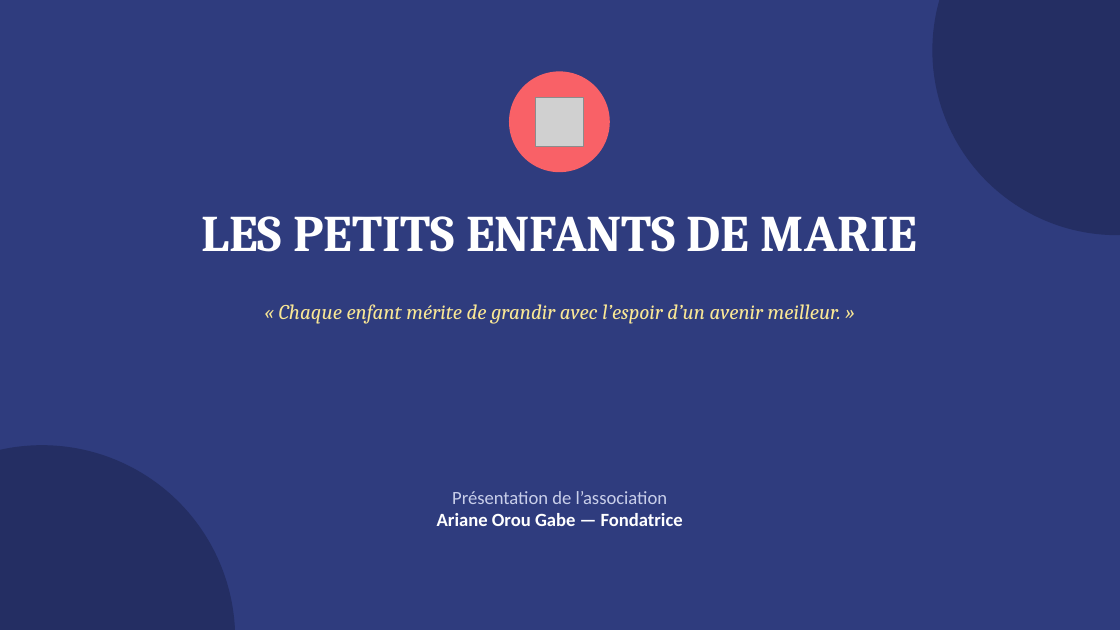
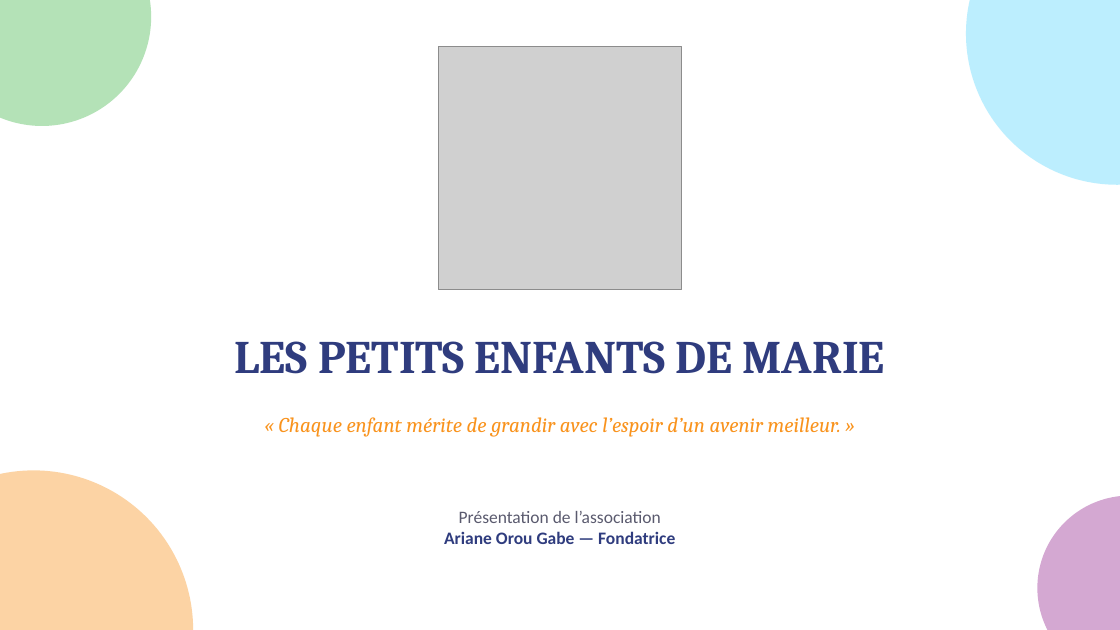
Before and after one commit to htleclerc/docs, a slide deck: slide 1 of presentation-les-petits-enfants-de-marie.pptx. Drawn at 1120x630 pixels with LibreOffice and Linux fonts; fonts in the diff are those of the drawing; grey boxes stand for pictures. Boxes give left, top, right and bottom in pixels: in the first picture for what was removed or moved away, otherwise in the second. Text is boxed around its words. In the diff, an @@ line names an element or a change of style, - is before the commit and + after.

```diff
--- a/presentation-les-petits-enfants-de-marie.pptx
+++ b/presentation-les-petits-enfants-de-marie.pptx
@@ background #2F3C7E to #FFFFFF @@
@@ ellipse added at [0, 0, 151, 126], fill #45B84B at 40% opacity @@
@@ ellipse: place and size @@
-ellipse at [933, 0, 1120, 235]
+ellipse at [966, 0, 1120, 185]
@@ ellipse at [966, 0, 1120, 185]: fill #242E63 to #6CDBFE at 45% opacity @@
@@ picture added at [438, 46, 681, 290] @@
@@ picture removed at [535, 97, 584, 146] @@
@@ text "LES PETITS ENFANTS DE MARIE": place and size @@
-text "LES PETITS ENFANTS DE MARIE" at [201, 216, 918, 252]
+text "LES PETITS ENFANTS DE MARIE" at [235, 341, 885, 374]
@@ text "LES PETITS ENFANTS DE MARIE" at [235, 341, 885, 374]: size 44 to 40 pt, text colour #FFFFFF to #2F3C7E @@
@@ text "« Chaque enfant mérite de ...": place and size @@
-text "« Chaque enfant mérite de ..." at [279, 304, 841, 324]
+text "« Chaque enfant mérite de ..." at [279, 417, 841, 437]
@@ text "« Chaque enfant mérite de ..." at [279, 417, 841, 437]: text colour #F9E795 to #F9931D @@
@@ ellipse: place and size @@
-ellipse at [0, 445, 235, 630]
+ellipse at [0, 471, 193, 630]
@@ ellipse at [0, 471, 193, 630]: fill #242E63 to #F9931D at 40% opacity @@
@@ text "Présentation de l’association": place and size @@
-text "Présentation de l’association" at [437, 491, 683, 526]
+text "Présentation de l’association" at [444, 511, 675, 544]
@@ text "Présentation de l’association" at [444, 511, 675, 544]: size 16 to 15 pt; text colour #C9CFEA to #5A5A6E in "Présentation de l’association"; text colour #FFFFFF to #2F3C7E in "Ariane Orou Gabe — Fondatrice" @@
@@ ellipse: place and size @@
-ellipse at [509, 71, 610, 172]
+ellipse at [1038, 496, 1120, 630]
@@ ellipse at [1038, 496, 1120, 630]: fill #F96167 to #94268F at 40% opacity @@
```
Also in this commit, not shown: 7 other slides changed, 1 slide added, 1 other file.
